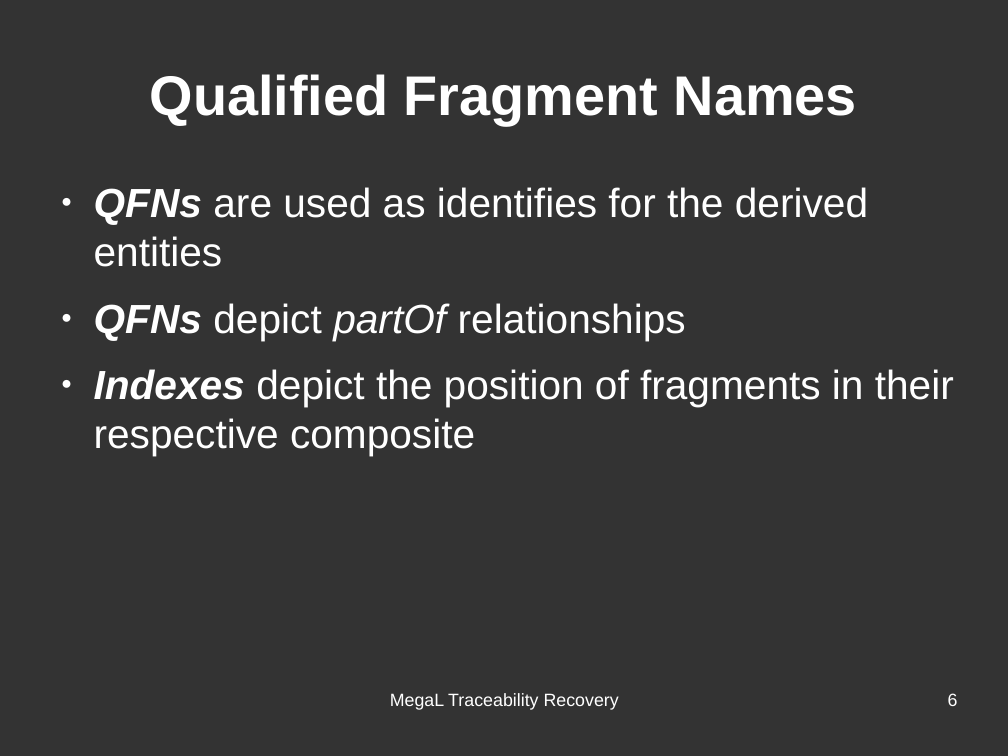
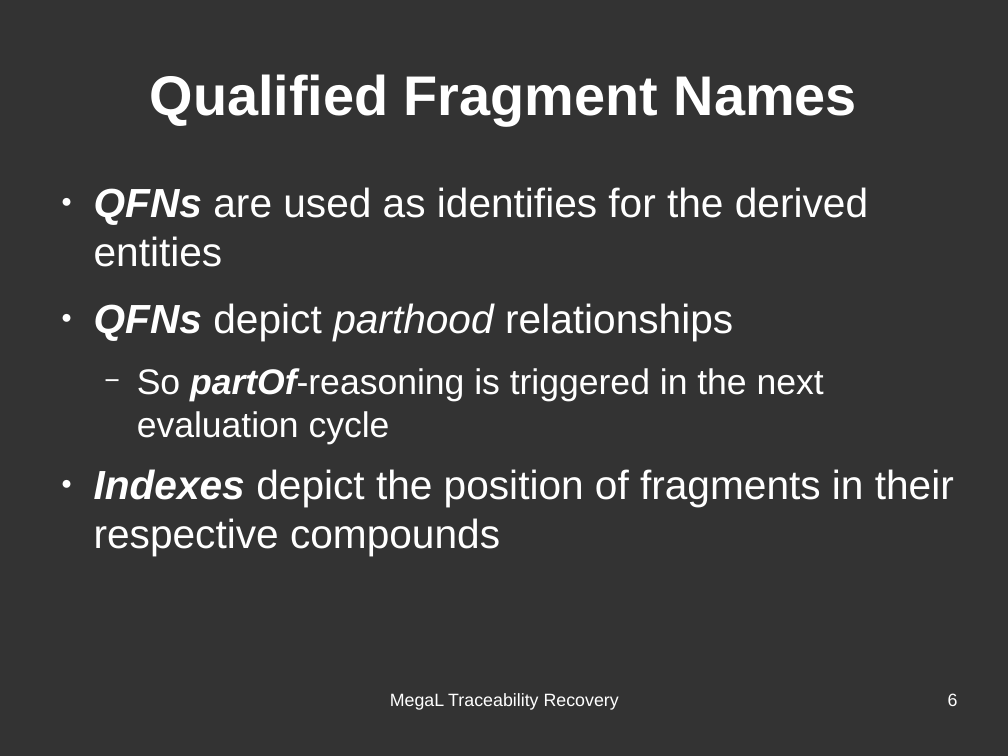
Before and after one commit to hayasam/megal-tr, a slide deck: slide 6 of slides/meeting-2016-06-28/meeting-2016-06-28.odp. Drawn at 1008x756 pixels with LibreOffice and Linux fonts; fonts in the diff are those of the drawing. Boxes give left, top, right and bottom in pixels: in the first picture for what was removed or moved away, otherwise in the second. Text is boxed around its words. In the diff, an @@ line names an element or a change of style, - is before the commit and + after.

```diff
--- a/slides/meeting-2016-06-28/meeting-2016-06-28.odp
+++ b/slides/meeting-2016-06-28/meeting-2016-06-28.odp
@@ text at (94,303,954,556): text changed @@
-● QFNs depict partOf relationships
-● Indexes depict the position of fragments in their respective composite
+● QFNs depict parthood relationships
+  − So partOf-reasoning is triggered in the next evaluation cycle
+● Indexes depict the position of fragments in their respective compounds
```
Also in this commit, not shown: 5 other slides changed, 3 slides added, 3 other files.
